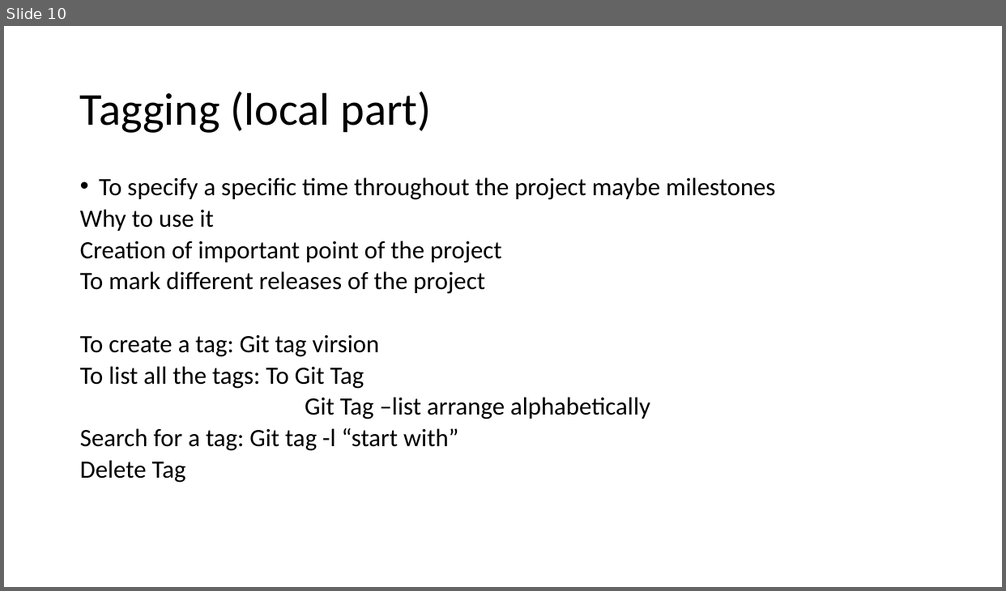
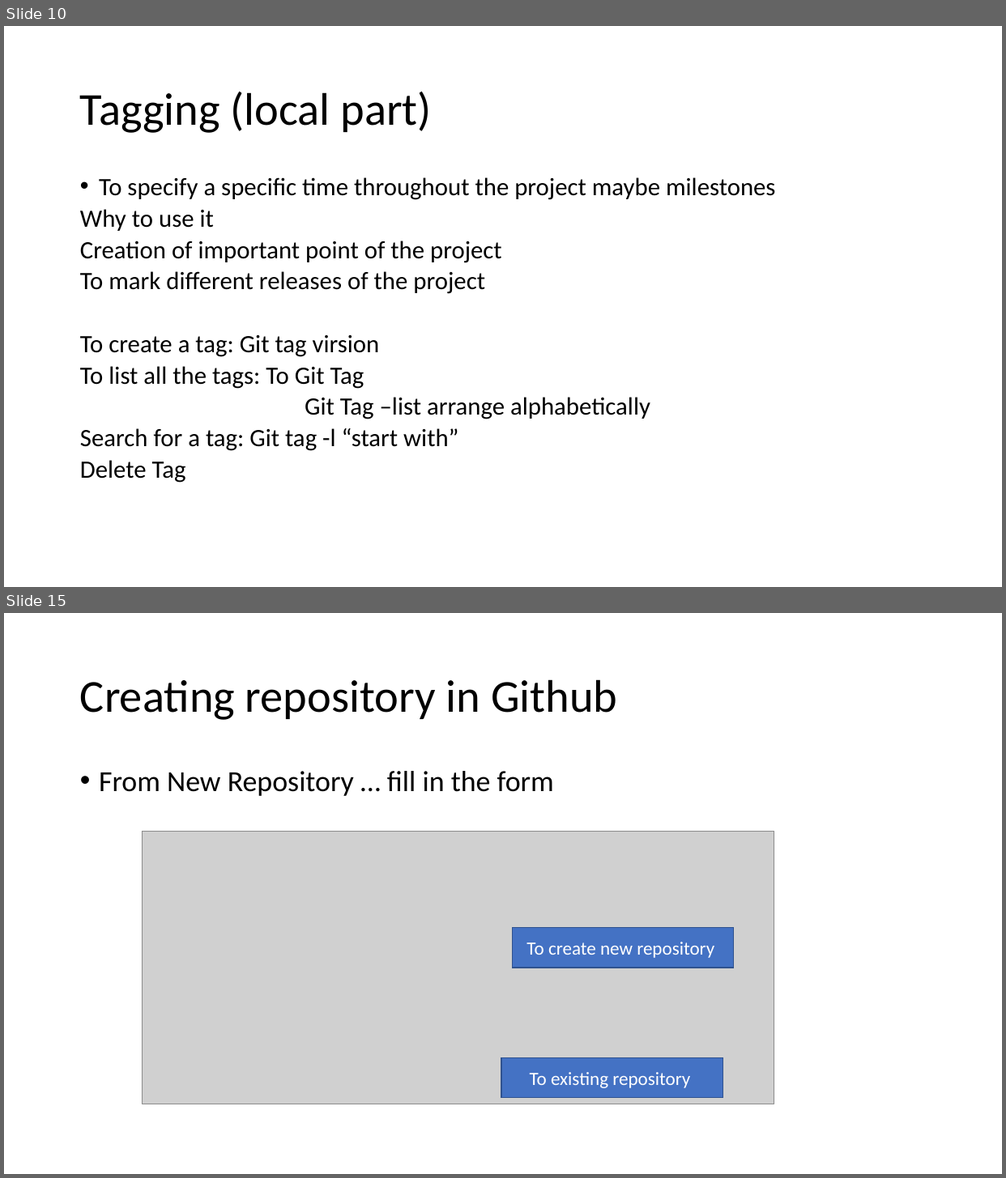
Before and after one commit to Kawthersaeedi/GitProgictTo-learn-, a slide deck: Git and Github ppt.odp. Shown one above the other, each under a label of ours: slide 10 before the commit, slides 10 and 15 after it; the slides between them are not shown. The pictures are 1006x591 and 1006x1178 pixels, drawn with LibreOffice and Linux fonts; fonts in the diff are those of the drawing; grey boxes stand for pictures. Boxes give left, top, right and bottom in pixels: in the first picture for what was removed or moved away, otherwise in the second. Text is boxed around its words. In the diff, an @@ line names an element or a change of style, - is before the commit and + after.

```diff
--- a/Git and Github ppt.odp
+++ b/Git and Github ppt.odp
@@ slide 15 added at box(4, 613, 1002, 1174), background #FFFFFF @@
@@ title added at box(80, 679, 617, 720), 44 pt, text #000000 @@
+Creating repository in Github
@@ text added at box(99, 771, 554, 796), 28 pt, text #000000 @@
+• From New Repository … fill in the form
@@ picture added at box(142, 831, 774, 1104) @@
@@ freeform shape added at box(513, 928, 734, 968), fill #4472C4, outline #2F528F 0.99 pt, 18 pt, text #FFFFFF @@
+To create new repository
@@ freeform shape added at box(502, 1059, 723, 1098), fill #4472C4, outline #2F528F 0.99 pt, 18 pt, text #FFFFFF @@
+To existing repository
```
Also in this commit, not shown: 1 slide changed, 9 other slides added, 7 other files.
